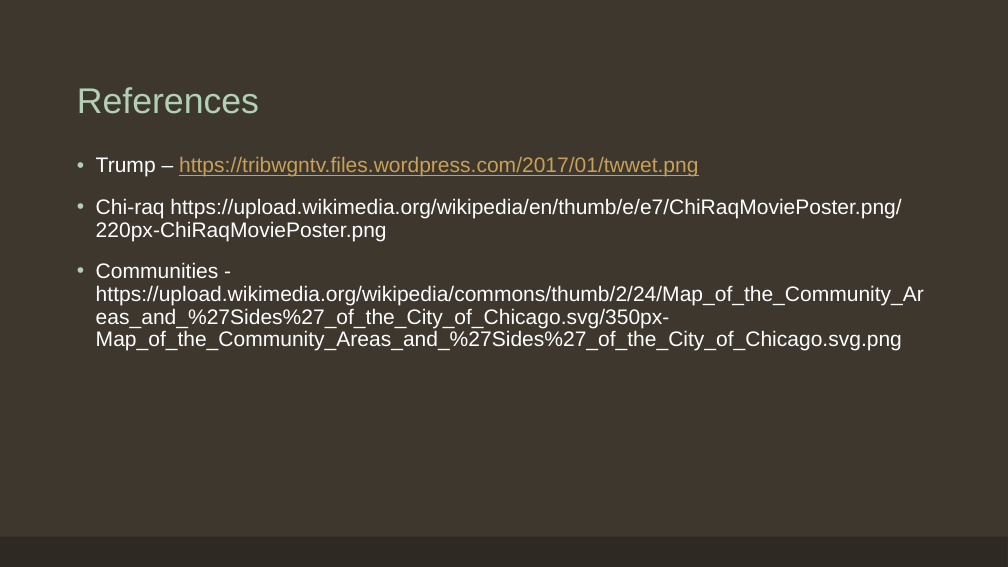
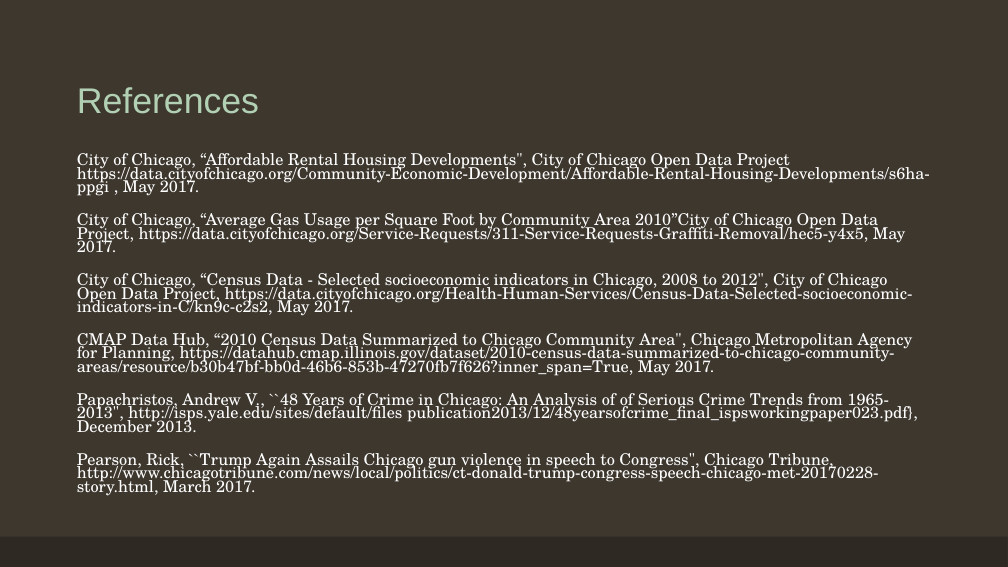
Before and after one commit to EEPlei/Americas-Warzone-Class-Project, a slide deck: slide 16 of Slides/final_slides.pptx. Drawn at 1008x567 pixels with LibreOffice and Linux fonts; fonts in the diff are those of the drawing. Boxes give left, top, right and bottom in pixels: in the first picture for what was removed or moved away, otherwise in the second. Text is boxed around its words. In the diff, an @@ line names an element or a change of style, - is before the commit and + after.

Commit message:
chchchchchangessssss

```diff
--- a/Slides/final_slides.pptx
+++ b/Slides/final_slides.pptx
@@ text at (77, 153, 930, 496): text changed; size 20 to 15.5 pt; font Arial to TeX Gyre Schola @@
-• Trump – https://tribwgntv.files.wordpress.com/2017/01/twwet.png
-• Chi-raq https://upload.wikimedia.org/wikipedia/en/thumb/e/e7/ChiRaqMoviePoster.png/220px-ChiRaqMoviePoster.png
-• Communities - https://upload.wikimedia.org/wikipedia/commons/thumb/2/24/Map_of_the_Community_Areas_and_%27Sides%27_of_the_City_of_Chicago.svg/350px-Map_of_the_Community_Areas_and_%27Sides%27_of_the_City_of_Chicago.svg.png
+City of Chicago, “Affordable Rental Housing Developments", City of Chicago Open Data Project https://data.cityofchicago.org/Community-Economic-Development/Affordable-Rental-Housing-Developments/s6ha-ppgi , May 2017.
+City of Chicago, “Average Gas Usage per Square Foot by Community Area 2010”City of Chicago Open Data Project, https://data.cityofchicago.org/Service-Requests/311-Service-Requests-Graffiti-Removal/hec5-y4x5, May 2017.
+City of Chicago, “Census Data - Selected socioeconomic indicators in Chicago, 2008 to 2012", City of Chicago Open Data Project, https://data.cityofchicago.org/Health-Human-Services/Census-Data-Selected-socioeconomic-indicators-in-C/kn9c-c2s2, May 2017.
+CMAP Data Hub, “2010 Census Data Summarized to Chicago Community Area", Chicago Metropolitan Agency for Planning, https://datahub.cmap.illinois.gov/dataset/2010-census-data-summarized-to-chicago-community-areas/resource/b30b47bf-bb0d-46b6-853b-47270fb7f626?inner_span=True, May 2017.
+Papachristos, Andrew V., ``48 Years of Crime in Chicago: An Analysis of of Serious Crime Trends from 1965-2013", http://isps.yale.edu/sites/default/files publication2013/12/48yearsofcrime_final_ispsworkingpaper023.pdf}, December 2013.
+Pearson, Rick, ``Trump Again Assails Chicago gun violence in speech to Congress", Chicago Tribune, http://www.chicagotribune.com/news/local/politics/ct-donald-trump-congress-speech-chicago-met-20170228-story.html, March 2017.
```
